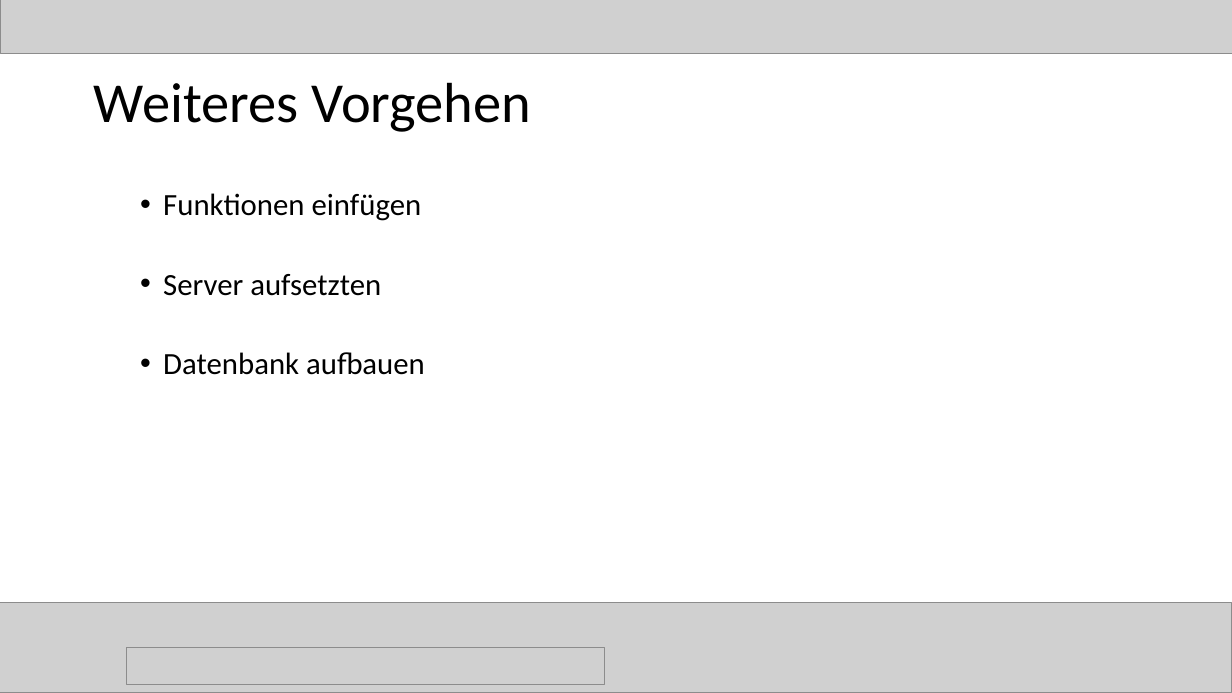
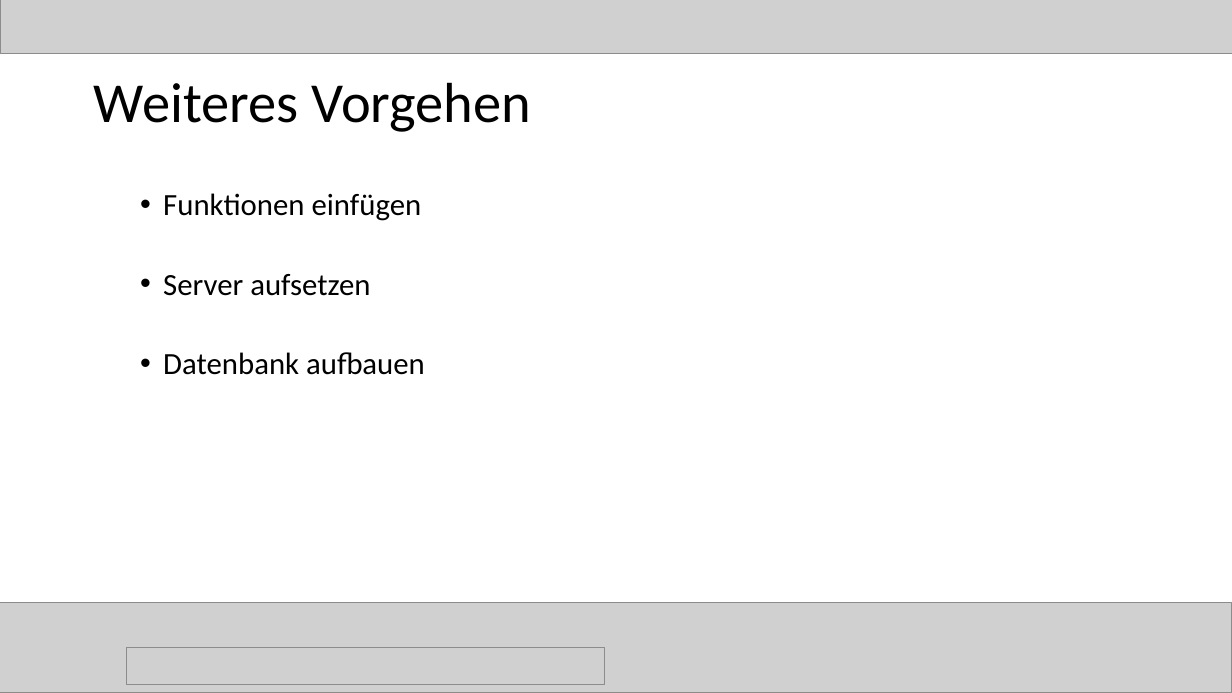
Before and after one commit to magharmi/StudentenFuerStudenten, a slide deck: slide 49 of websitePPneu.pptx. Drawn at 1232x693 pixels with LibreOffice and Linux fonts; fonts in the diff are those of the drawing; grey boxes stand for pictures. Boxes give left, top, right and bottom in pixels: in the first picture for what was removed or moved away, otherwise in the second. Text is boxed around its words. In the diff, an @@ line names an element or a change of style, - is before the commit and + after.

Commit message:
asdasd

```diff
--- a/websitePPneu.pptx
+++ b/websitePPneu.pptx
@@ text at <box>163,274,370,296</box>: text changed @@
-  • Server aufsetzten
+  • Server aufsetzen
```
